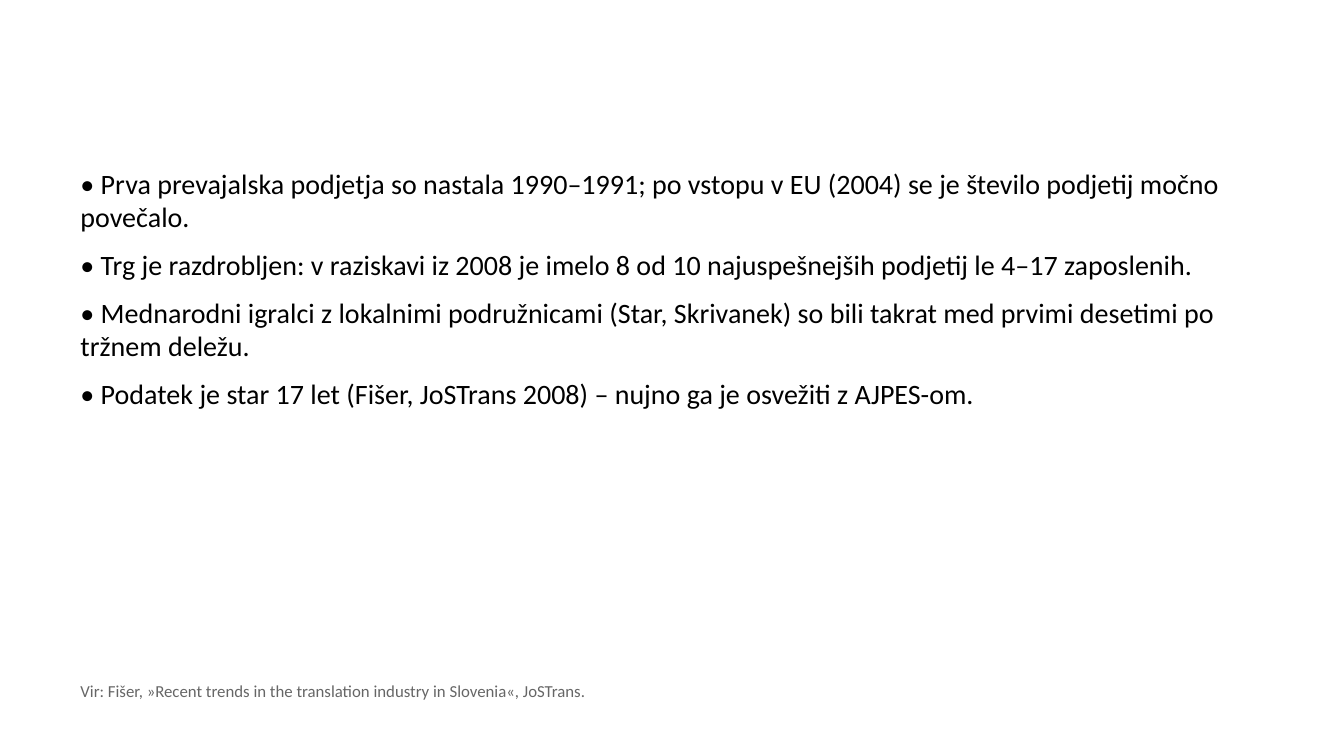
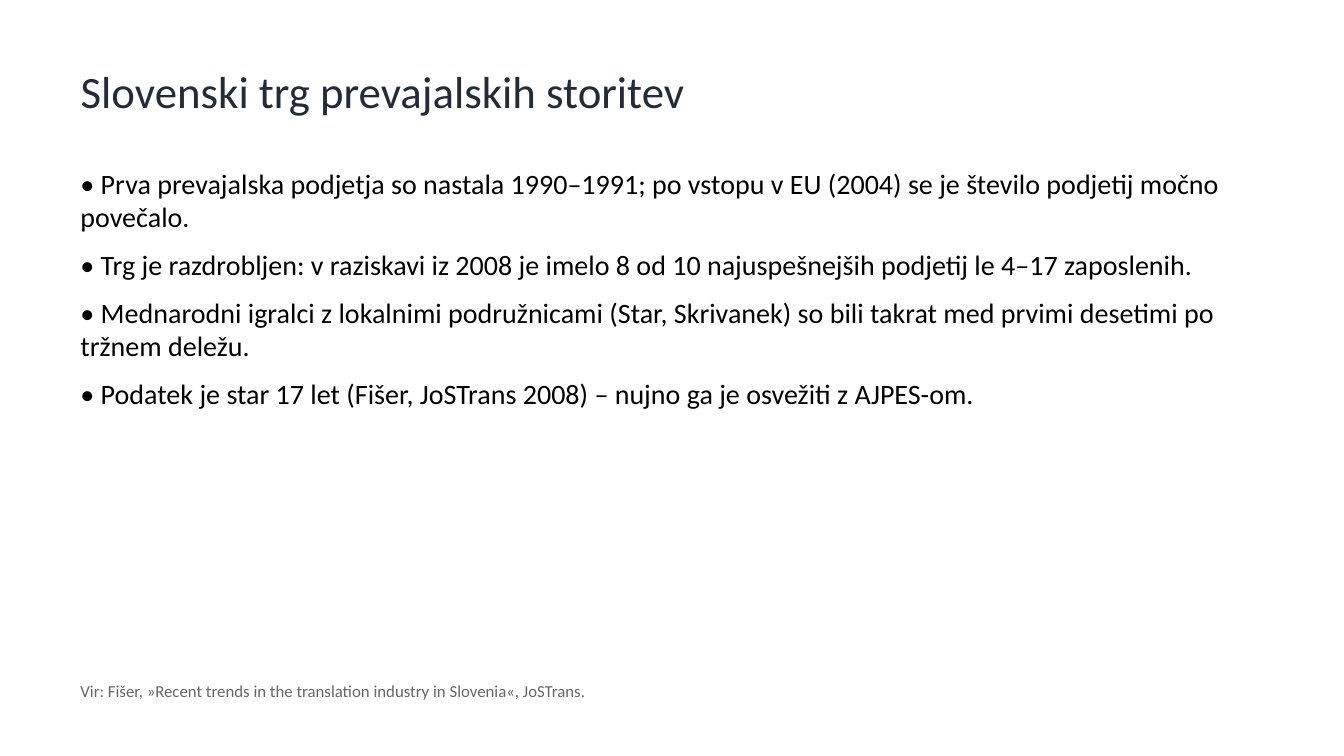
Before and after one commit to matjazambroz/github, a slide deck: slide 3 of analiza/analiza_konkurence_SI.pptx. Drawn at 1344x756 pixels with LibreOffice and Linux fonts; fonts in the diff are those of the drawing. Boxes give left, top, right and bottom in pixels: in the first picture for what was removed or moved away, otherwise in the second. Text is boxed around its words. In the diff, an @@ line names an element or a change of style, - is before the commit and + after.

```diff
--- a/analiza/analiza_konkurence_SI.pptx
+++ b/analiza/analiza_konkurence_SI.pptx
@@ title added at [81,77,684,116], 32 pt, text #222B3A @@
+Slovenski trg prevajalskih storitev
```
Also in this commit, not shown: 7 other slides changed, 2 slides added, 1 slide removed, 1 other file.
